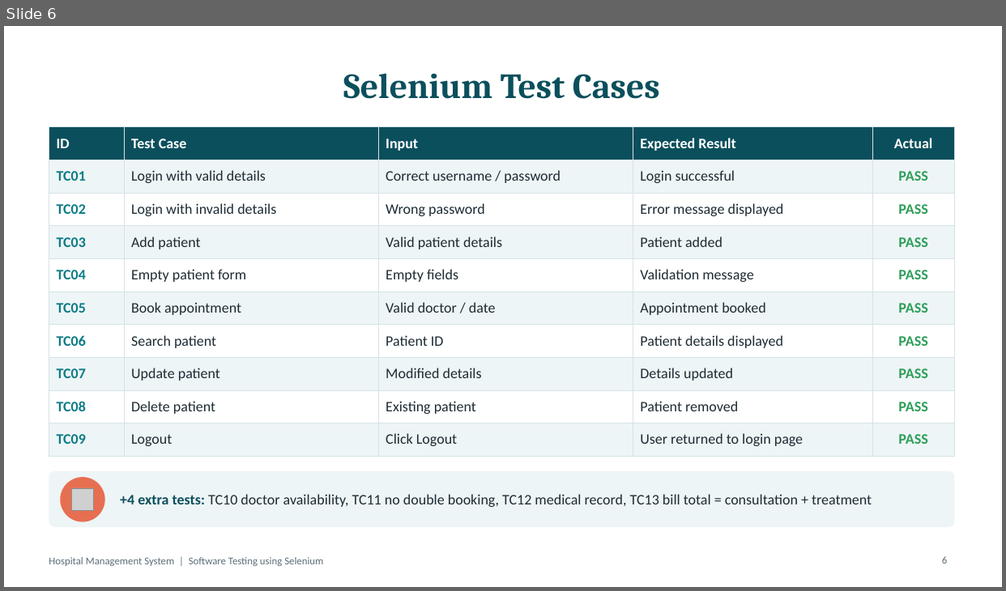
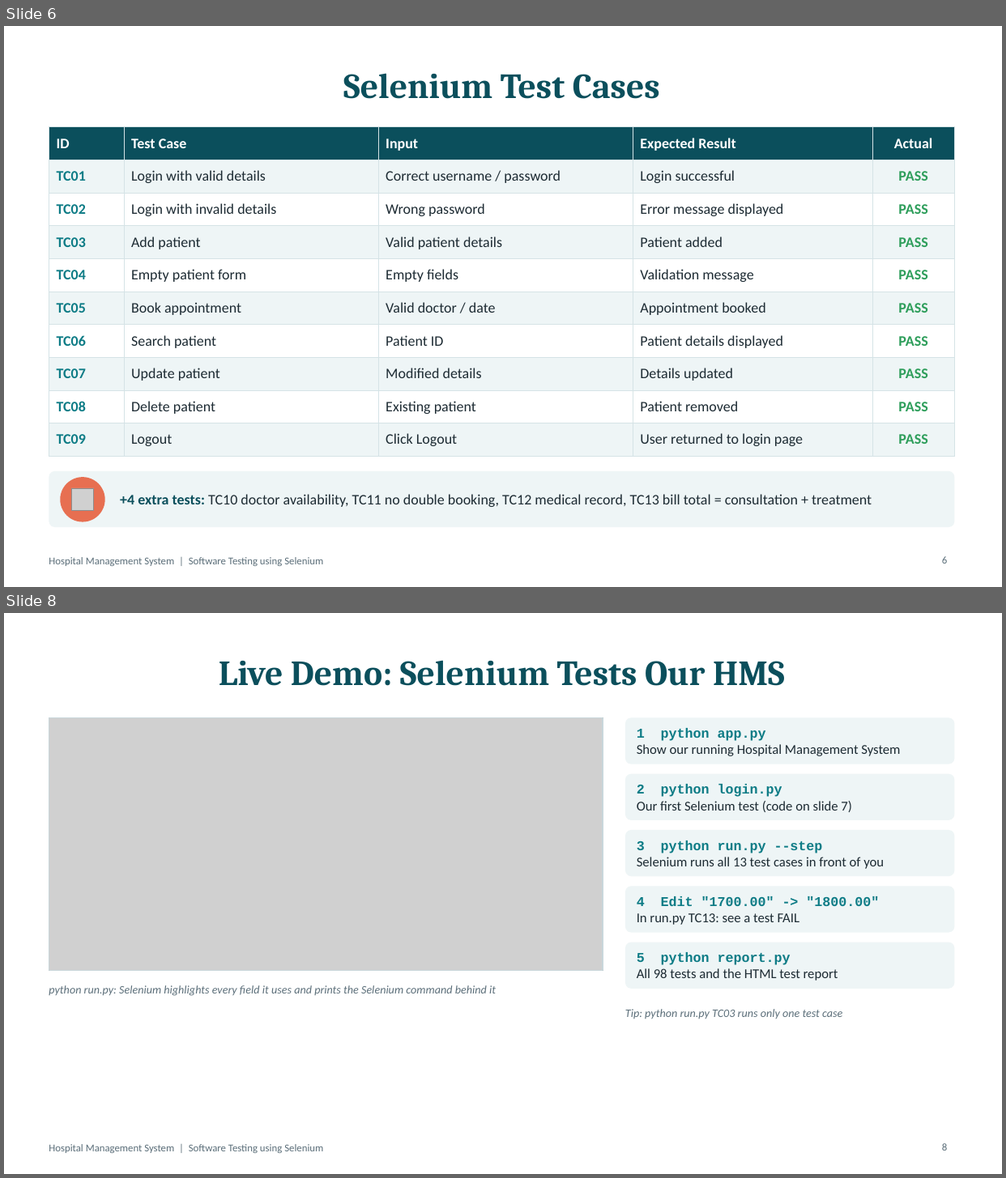
Before and after one commit to kssaichandan/hospital-managment-, a slide deck: presentation/Hospital_Management_System_Selenium_Testing.pptx. Shown one above the other, each under a label of ours: slide 6 before the commit, slides 6 and 8 after it; the slides between them are not shown. The pictures are 1006x591 and 1006x1178 pixels, drawn with LibreOffice and Linux fonts; fonts in the diff are those of the drawing; grey boxes stand for pictures. Boxes give left, top, right and bottom in pixels: in the first picture for what was removed or moved away, otherwise in the second. Text is boxed around its words. In the diff, an @@ line names an element or a change of style, - is before the commit and + after.

```diff
--- a/presentation/Hospital_Management_System_Selenium_Testing.pptx
+++ b/presentation/Hospital_Management_System_Selenium_Testing.pptx
@@ slide 8 added at bbox=[4, 613, 1002, 1174], background #FFFFFF; not listed: 1 template element that a slide beside it also shows @@
@@ title added at bbox=[219, 660, 785, 686], 34 pt, text #0B4F5C, bold @@
+Live Demo: Selenium Tests Our HMS
@@ picture added at bbox=[49, 717, 603, 971] @@
@@ rectangle added at bbox=[49, 717, 603, 971], outline #C9D7DB 1 pt @@
@@ rounded rectangle added at bbox=[625, 717, 955, 764], fill #EEF5F6 @@
@@ text added at bbox=[637, 728, 900, 756], 13 pt, text #1D2B33 @@
+1 python app.py
+Show our running Hospital Management System
@@ rounded rectangle added at bbox=[625, 774, 955, 820], fill #EEF5F6 @@
@@ text added at bbox=[637, 784, 852, 812], 13 pt, text #1D2B33 @@
+2 python login.py
+Our first Selenium test (code on slide 7)
@@ rounded rectangle added at bbox=[625, 830, 955, 876], fill #EEF5F6 @@
@@ text added at bbox=[637, 841, 884, 869], 13 pt, text #1D2B33 @@
+3 python run.py --step
+Selenium runs all 13 test cases in front of you
@@ rounded rectangle added at bbox=[625, 886, 955, 933], fill #EEF5F6 @@
@@ text added at bbox=[637, 897, 879, 925], 13 pt, text #0E7C86, bold @@
+4 Edit "1700.00" -> "1800.00"
+In run.py TC13: see a test FAIL
@@ rounded rectangle added at bbox=[625, 943, 955, 989], fill #EEF5F6 @@
@@ text added at bbox=[637, 952, 838, 981], 13 pt, text #1D2B33 @@
+5 python report.py
+All 98 tests and the HTML test report
@@ text added at bbox=[49, 986, 496, 996], 11 pt, text #5C6F7A, italic @@
+python run.py: Selenium highlights every field it uses and prints the Selenium command behind it
@@ text added at bbox=[625, 1009, 842, 1019], 11 pt, text #5C6F7A, italic @@
+Tip: python run.py TC03 runs only one test case
@@ page number added at bbox=[942, 1144, 947, 1151], 10 pt, text #5C6F7A @@
+8
```
Also in this commit, not shown: 2 slides changed, 49 other files.
